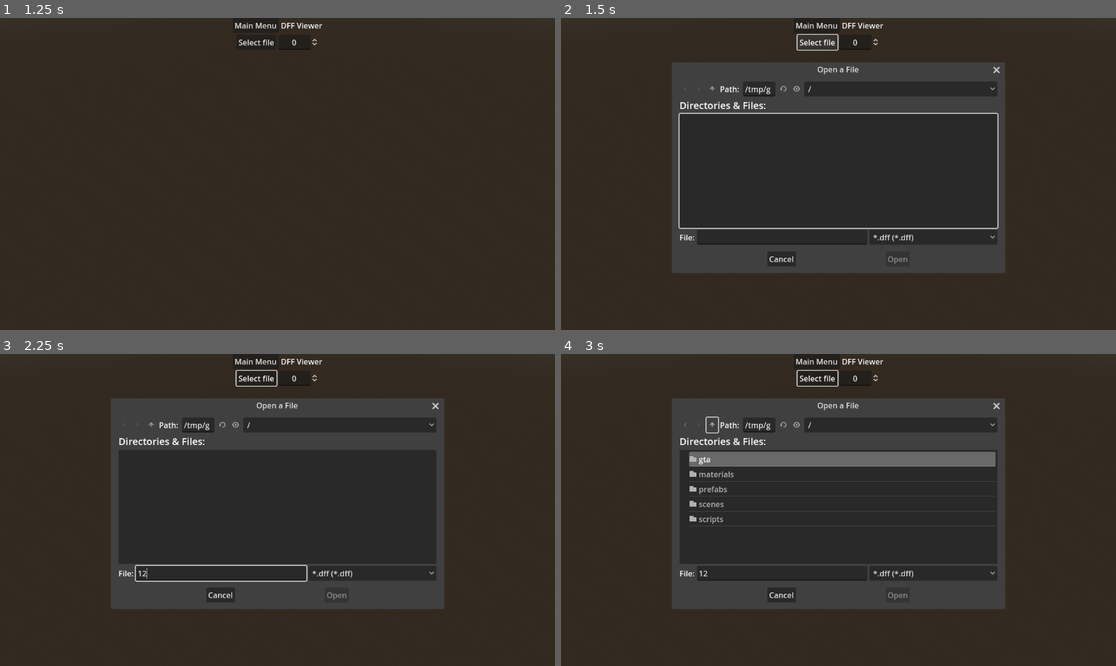
Above: before the commit, frames 1-4 (two rows, left to right).
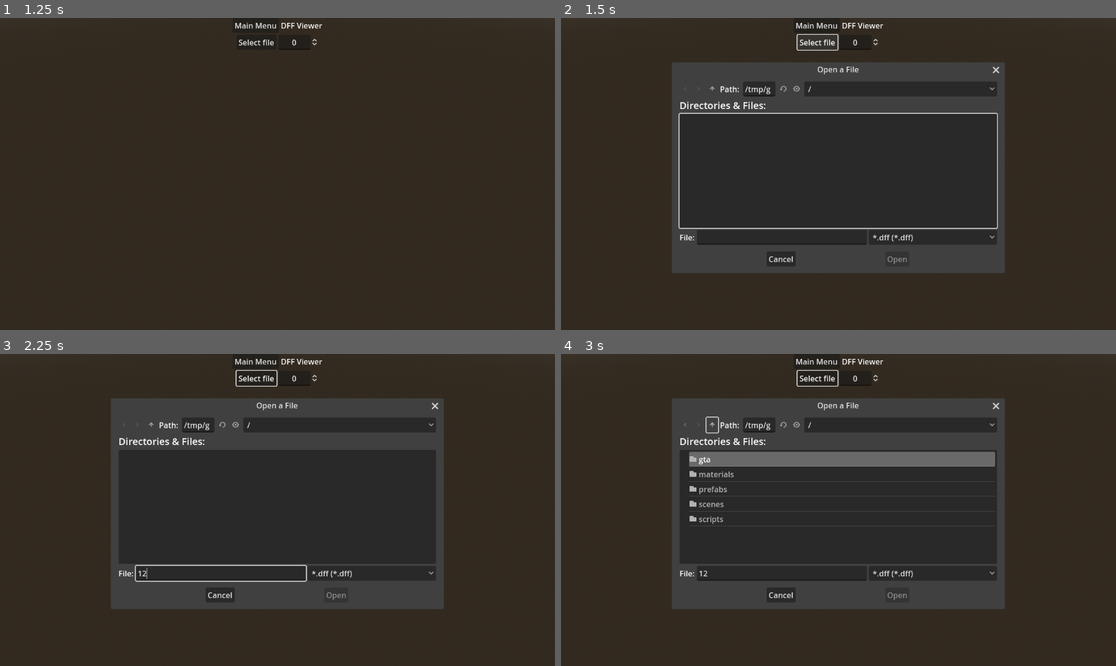
Above: after the commit, the same moments.

Repository: FOSS-Supremacy/OpenLiberty
Game: Godot game, scene res://startup.tscn
Same seed, same stepped clock (60 frames per second), same inputs: the game is played once before the commit and once after it. The engine's default icon, where the game draws it, is replaced by a stand-in: a white triangle on a blue panel in a dark square.
Inputs (mouse positions are in pixels of both pictures, inside the frame that each line leads up to):
- Up to frame 1 (1.25 s): click "DFF Test" at 0.5 s
- Up to frame 2 (1.5 s): click "Select file" at 1.25 s
- Up to frame 3 (2.25 s): click (222, 572) at 2.02 s; type "12" at 2.1 s
- Up to frame 4 (3 s): click (710, 425) at 2.75 s

Frame 1 is identical in both runs. In frame 2, 0.3% of the frame differs, in the area x 37-80%, y 15-79%; in frame 3, 0.2%; in frame 4, 0.2%.
Error in both runs: Assertion failed: 0 (res://scripts/game_manager.gd:28)

Commit message:
Properly rotate model in DFF test

Diff:
--- a/scenes/modeltest/modeltest.gd
+++ b/scenes/modeltest/modeltest.gd
@@ -11,6 +11,8 @@
 	spinbox.rounded = true
 	spinbox.max_value = 0
 	misc = RWTextureDict.new(GameManager.open_file("models/misc.txd", FileAccess.READ))
+
+	meshinstance.rotation.x = deg_to_rad(-90.0)
 
 
 func _ld_dff() -> void:
